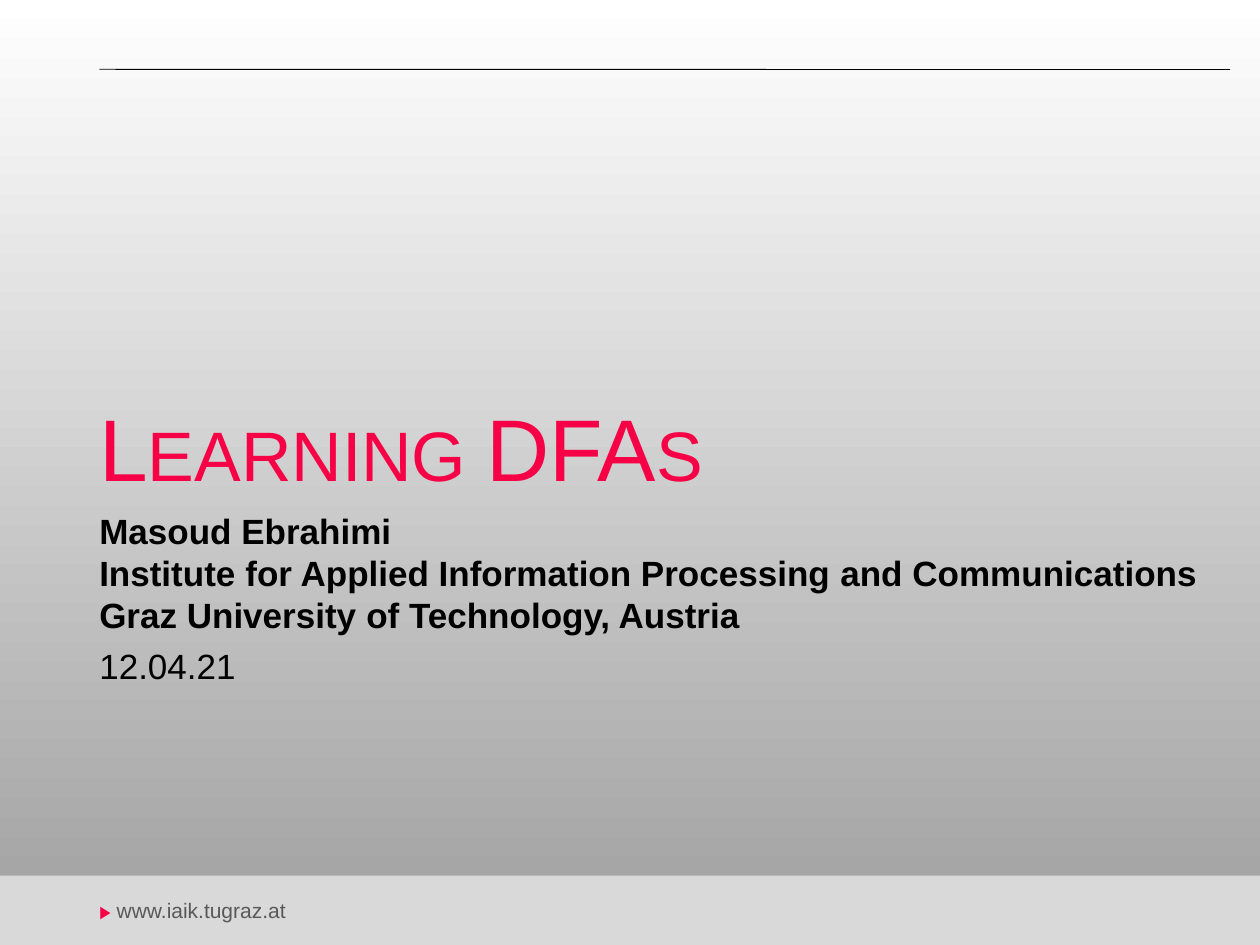
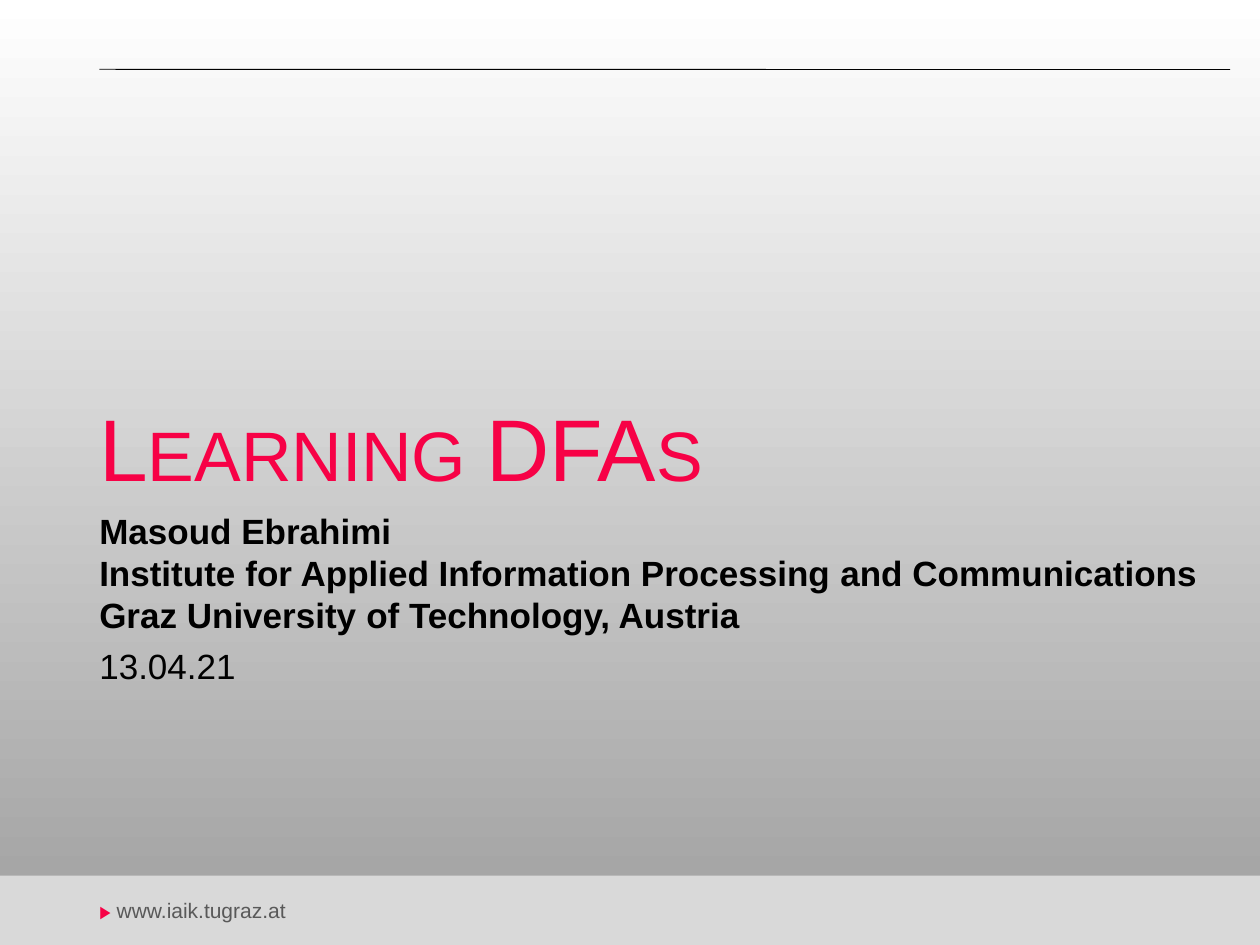
Before and after one commit to 3brahimi/lstar_tutorial, a slide deck: slide 1 of slides/DFA.pptx. Drawn at 1260x945 pixels with LibreOffice and Linux fonts; fonts in the diff are those of the drawing; background and template pictures are left out. Boxes give left, top, right and bottom in pixels: in the first picture for what was removed or moved away, otherwise in the second. Text is boxed around its words. In the diff, an @@ line names an element or a change of style, - is before the commit and + after.

```diff
--- a/slides/DFA.pptx
+++ b/slides/DFA.pptx
@@ text at <box>99,654,235,680</box>: text changed @@
-12.04.21
+13.04.21
```
Also in this commit, not shown: 20 other slides changed, 1 slide added.
